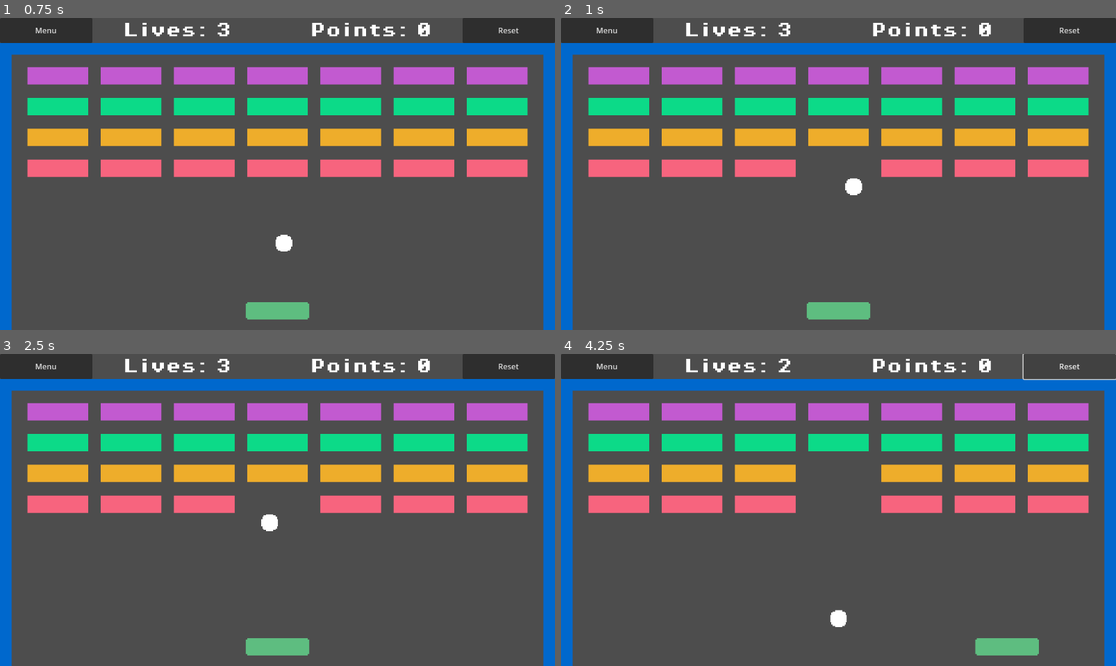
Above: before the commit, frames 1-4 (two rows, left to right).
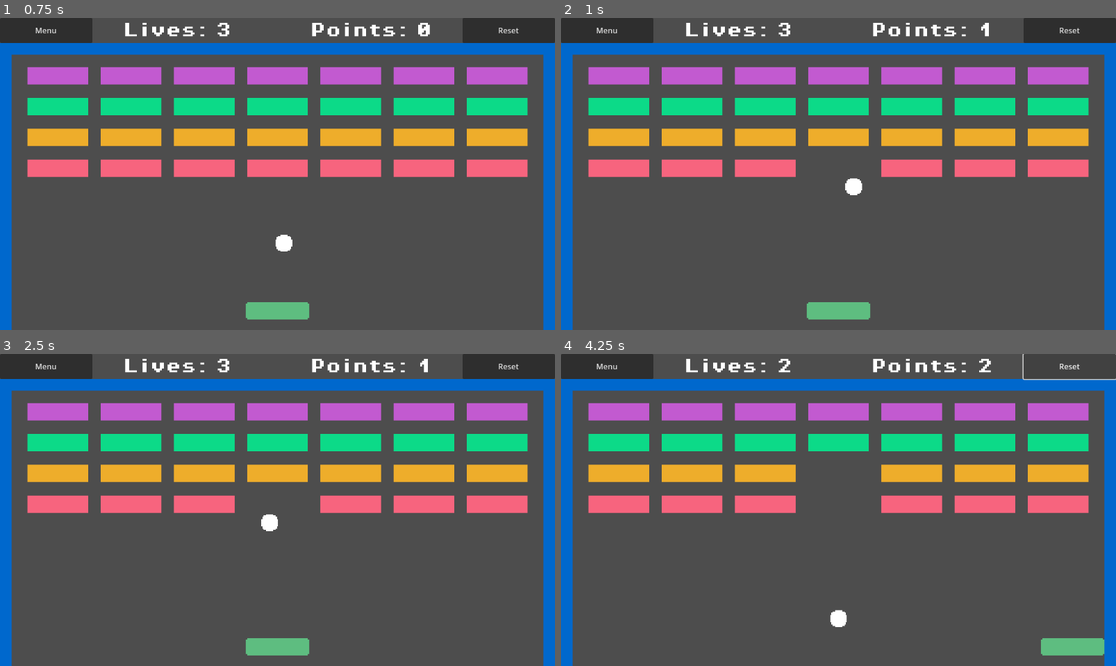
Above: after the commit, the same moments.

Repository: Mimi522/Godot-20-Game-Challenge
Game: Godot game, scene res://scenes/main_menu.tscn
Two runs of this game, one before a commit and one after it. Both use one fixed random seed, a clock stepped at 60 frames per second and the inputs below.
Inputs:
- Up to frame 1 (0.75 s): click "Player vs Player" at 0.5 s
- Up to frame 2 (1 s): no input
- Up to frame 3 (2.5 s): click "Menu" at 1.25 s; click "Player vs AI" at 2 s
- Up to frame 4 (4.25 s): click "Reset" at 2.75 s; hold Right (Move Right) from 3.53 s (still down)

Frame 1 is identical in both runs. In frame 2, less than 0.1% of the frame differs, in the area x 75-78%, y 1-7%; in frame 3, less than 0.1%; in frame 4, 1.3%, in the area x 74-98%, y 2-97%.

Commit message:
feat: count points and lives

Diff:
--- a/Breakout/project.godot
+++ b/Breakout/project.godot
@@ -14,6 +14,10 @@
 run/main_scene="res://scenes/main_menu.tscn"
 config/features=PackedStringArray("4.2", "GL Compatibility")
 config/icon="res://icon.svg"
+
+[autoload]
+
+Global="*res://scripts/global.gd"
 
 [input]
 
--- a/Breakout/scripts/ball.gd
+++ b/Breakout/scripts/ball.gd
@@ -14,6 +14,7 @@
 			$BounceSound.play()
 		if collision.get_collider().name.contains("block"):
 			collision.get_collider().queue_free()
+			Global.on_block_destroyed.emit()
 
 		velocity = velocity.bounce(collision.get_normal())
 		velocity *= 1.03
--- a/Breakout/scripts/game.gd
+++ b/Breakout/scripts/game.gd
@@ -18,16 +18,15 @@
 var player_score := 0
 var player_lives := 3
 
-signal ball_spawned(ball)
-
 func _ready():
+	Global.connect("on_block_destroyed", score_point)
 	update_lives()
 	update_score()
 	spawn_blocks()
 	spawn_ball()
 
 func _process(_delta):
-	update_score()
+	pass
 
 func _on_bottom_wall_body_entered(body):
 	despawn_ball(body)
@@ -38,7 +37,6 @@
 	var ball = ball_scene.instantiate()
 	ball.position = Vector2(get_viewport_rect().size.x / 2, 550)
 	add_child(ball)
-	ball_spawned.emit(ball)
 
 func despawn_ball(body):
 	body.queue_free()
@@ -52,6 +50,10 @@
 func update_score():
 	score.text = score_txt % [player_score]
 
+func score_point():
+	player_score += 1
+	update_score()
+
 func spawn_blocks():
 	for j in range(4):
 		for i in range(7):
--- a/Breakout/scripts/global.gd
+++ b/Breakout/scripts/global.gd
@@ -1,3 +1,5 @@
 extends Node
 
 var isPvP : bool
+
+signal on_block_destroyed
--- a/Breakout/scripts/paddle.gd
+++ b/Breakout/scripts/paddle.gd
@@ -1,6 +1,6 @@
 extends CharacterBody2D
 
-const SPEED = 500.0
+const SPEED = 700.0
 
 func _physics_process(_delta):
 	var direction = Input.get_axis("Move Left", "Move Right")
